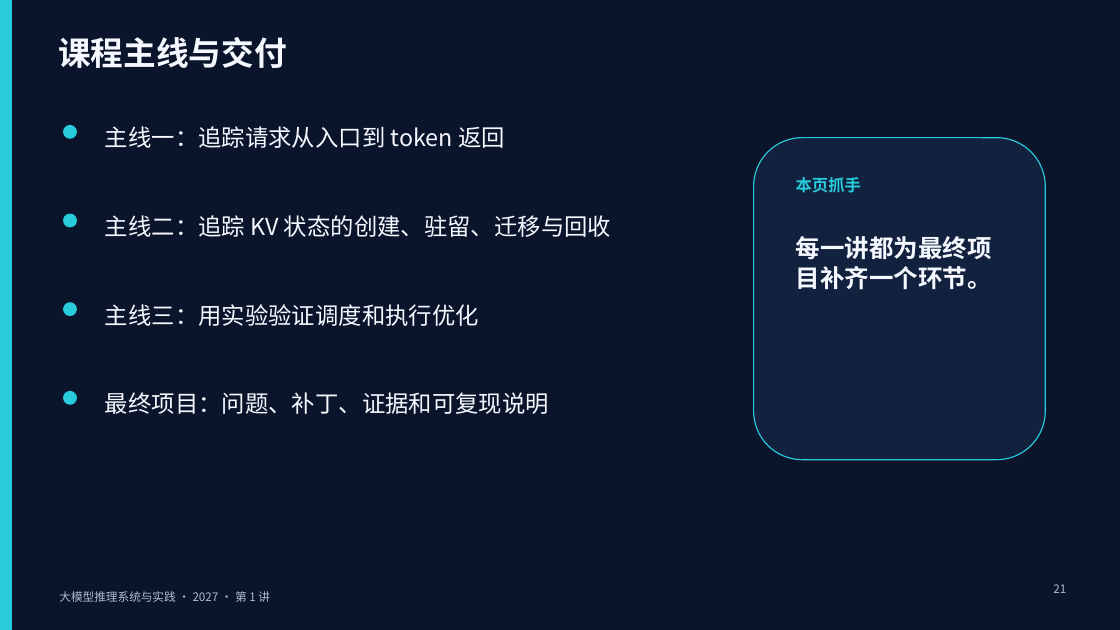
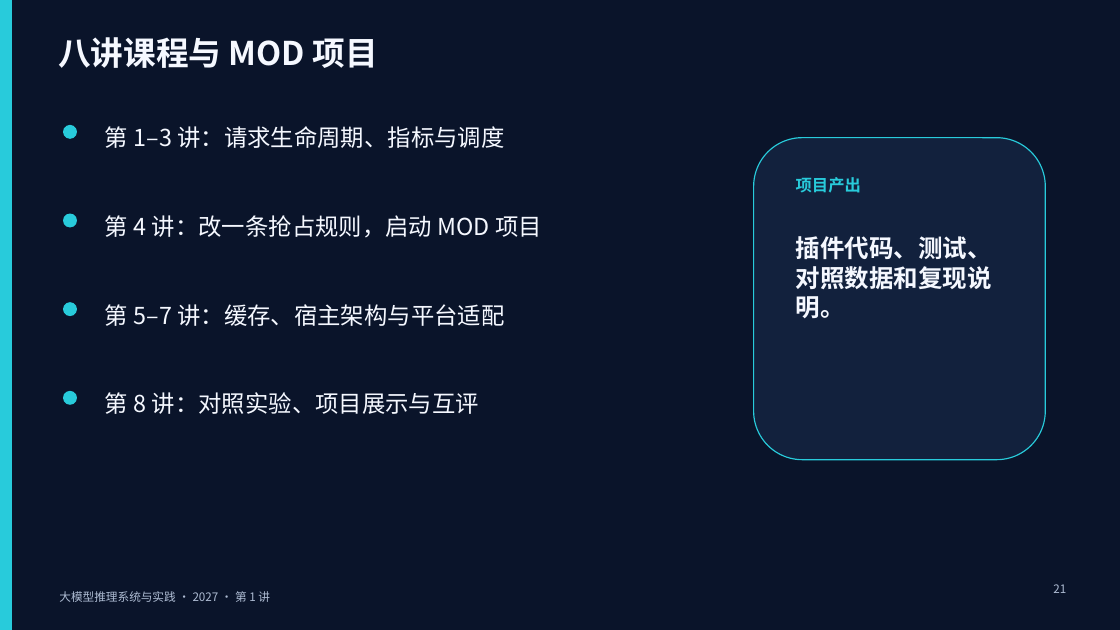
Before and after one commit to vLLM-HUST/intro-to-llm-inference-engines, a slide deck: slide 21 of build/slides/2027/lectures-8-pptx/第01讲_课程导论与评价指标.pptx. Drawn at 1120x630 pixels with LibreOffice and Linux fonts; fonts in the diff are those of the drawing. Boxes give left, top, right and bottom in pixels: in the first picture for what was removed or moved away, otherwise in the second. Text is boxed around its words. In the diff, an @@ line names an element or a change of style, - is before the commit and + after.

```diff
--- a/build/slides/2027/lectures-8-pptx/第01讲_课程导论与评价指标.pptx
+++ b/build/slides/2027/lectures-8-pptx/第01讲_课程导论与评价指标.pptx
@@ text at [58,37,377,68]: text changed @@
-课程主线与交付
+八讲课程与 MOD 项目
@@ text at [105,126,504,148]: text changed @@
-主线一：追踪请求从入口到 token 返回
+第 1–3 讲：请求生命周期、指标与调度
@@ text at [796,177,861,193]: text changed @@
-本页抓手
+项目产出
@@ text at [105,215,542,238]: text changed @@
-主线二：追踪 KV 状态的创建、驻留、迁移与回收
+第 4 讲：改一条抢占规则，启动 MOD 项目
@@ text at [796,236,992,318]: text changed @@
-每一讲都为最终项目补齐一个环节。
+插件代码、测试、对照数据和复现说明。
@@ text at [105,304,504,326]: text changed @@
-主线三：用实验验证调度和执行优化
+第 5–7 讲：缓存、宿主架构与平台适配
@@ text at [105,392,479,414]: text changed @@
-最终项目：问题、补丁、证据和可复现说明
+第 8 讲：对照实验、项目展示与互评
```
Also in this commit, not shown: 1 other slide changed, 22 other files.
